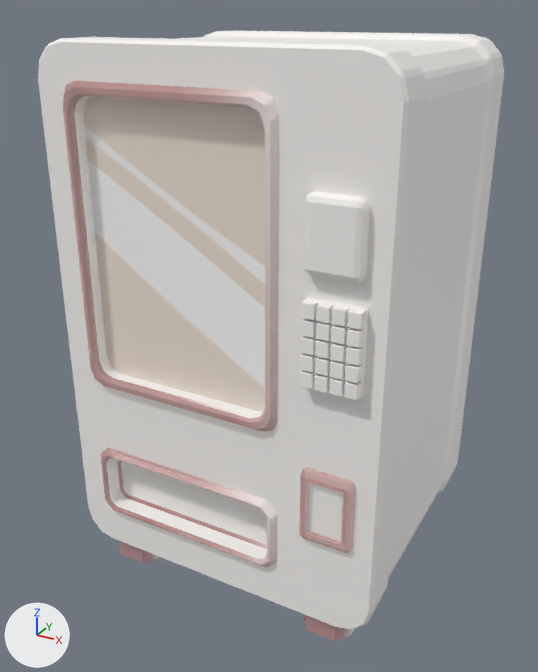
One commit to the FBX model UntitledTrainGame/Assets/_/Database/Content/3D-Models/3D_Vending_Machine-Black.fbx: the scene before it, then after it.
Before and after are seen from a 50 mm camera at (1.21, -2.4, 1.3) aimed at (-0.32, 0.39, -0.09). The axes (+X, +Y, +Z) are drawn at lower left. The lights are the same throughout. Where no turn or scale is listed for an object, it has been applied to the vertices. Vertices at the same position are counted once.

Names of what the first picture shows: '3D_Vending_Machine-Black'.
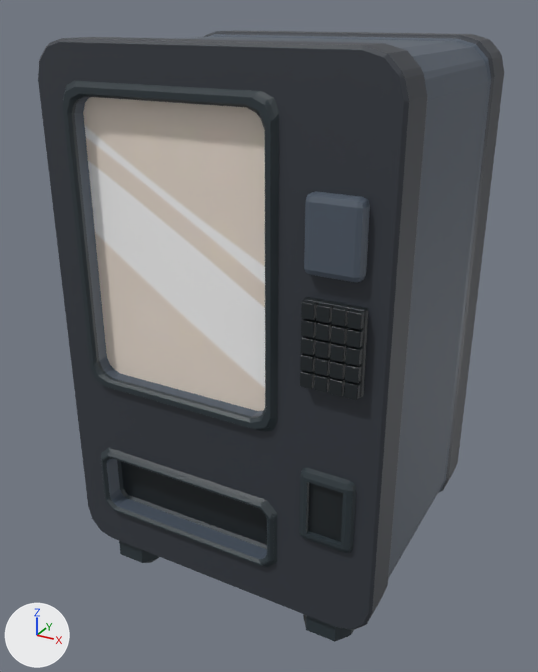
The newer file is also turned or shifted as a whole; pictures and numbers use the older file's frame.

Edits to the scene script, one JSON object a line:
```json
{"op": "add", "block": "img_texture_machine_png", "code": ["img_texture_machine_png = load_image('TEXTURE_Machine.png', '../Textures/TEXTURE_Machine.png', 512, 512, 'sRGB')"]}
{"op": "add", "block": "img_texture_color_palette_png", "code": ["img_texture_color_palette_png = load_image('TEXTURE_Color-palette.png', '../Textures/TEXTURE_Color-palette.png', 512, 512, 'sRGB')"]}
{"op": "add", "block": "mat_mat_machine_texture_004", "code": ["mat_mat_machine_texture_004 = principled_material('MAT_Machine_Texture.004')", "mat_mat_machine_texture_004.texture = img_texture_machine_png"]}
{"op": "add", "block": "mat_m_props_color_palette_006", "code": ["mat_m_props_color_palette_006 = principled_material('M_PROPS-color-palette.006')", "mat_m_props_color_palette_006.texture = img_texture_color_palette_png"]}
{"block": "me_cube_020", "where": "me_cube_020.from_pydata(...)  # 1600 vertices, 1643 faces; spans x -1.04..0.46, y -0.22..1.1, z -1.24..1.2"}
{"block": "me_cube_020", "where": "# used by ob_3d_vending_machine_black; location = (0.0, 0.0, 0.0)"}
{"block": "me_cube_020", "change": "me_cube_020 part 1: 1641 of the faces centred in x -1.04..0.46, y -0.22..1.1, z -1.24..1.2 switch from mat_m_props_alpha_004 to mat_m_props_color_palette_006 (picture img_texture_color_palette_png)"}
{"op": "add", "block": "me_cube_020", "code": "me_cube_020.materials.append(mat_mat_machine_texture_004)  # picture img_texture_machine_png"}
```

Changed parts and their boxes [x1, y1, x2, y2] in the pictures (538 x 672 px):
```json
{"part": 1, "of": "me_cube_020", "change": "recoloured", "before": [38, 30, 504, 641], "after": [38, 30, 504, 641]}
```
